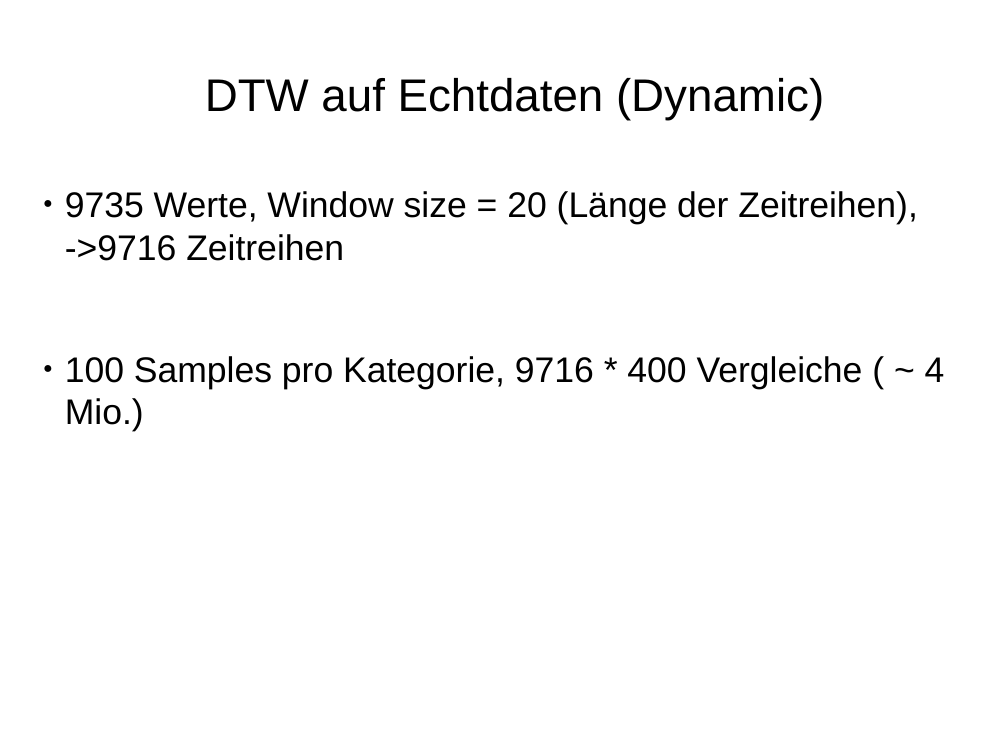
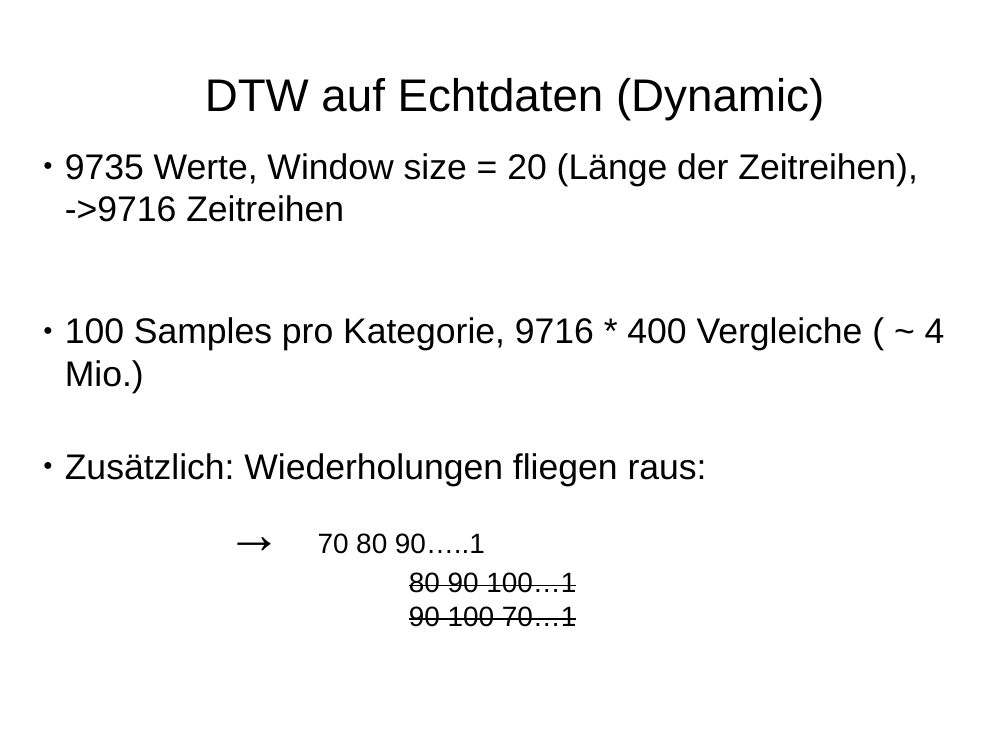
Before and after one commit to HannahSyrek/MTAnalysisOfCGMCurves, a slide deck: slide 9 of Stuff/presentation_02_03_18.odp. Drawn at 1008x756 pixels with LibreOffice and Linux fonts; fonts in the diff are those of the drawing. Boxes give left, top, right and bottom in pixels: in the first picture for what was removed or moved away, otherwise in the second. Text is boxed around its words. In the diff, an @@ line names an element or a change of style, - is before the commit and + after.

```diff
--- a/Stuff/presentation_02_03_18.odp
+++ b/Stuff/presentation_02_03_18.odp
@@ subtitle at box(65, 453, 707, 627): paragraphs added @@
+● Zusätzlich: Wiederholungen fliegen raus:
+→ 70 80 90…..1
+80 90 100…1
+90 100 70…1
```
Also in this commit, not shown: 8 other slides changed, 1 slide added, 3 other files.
